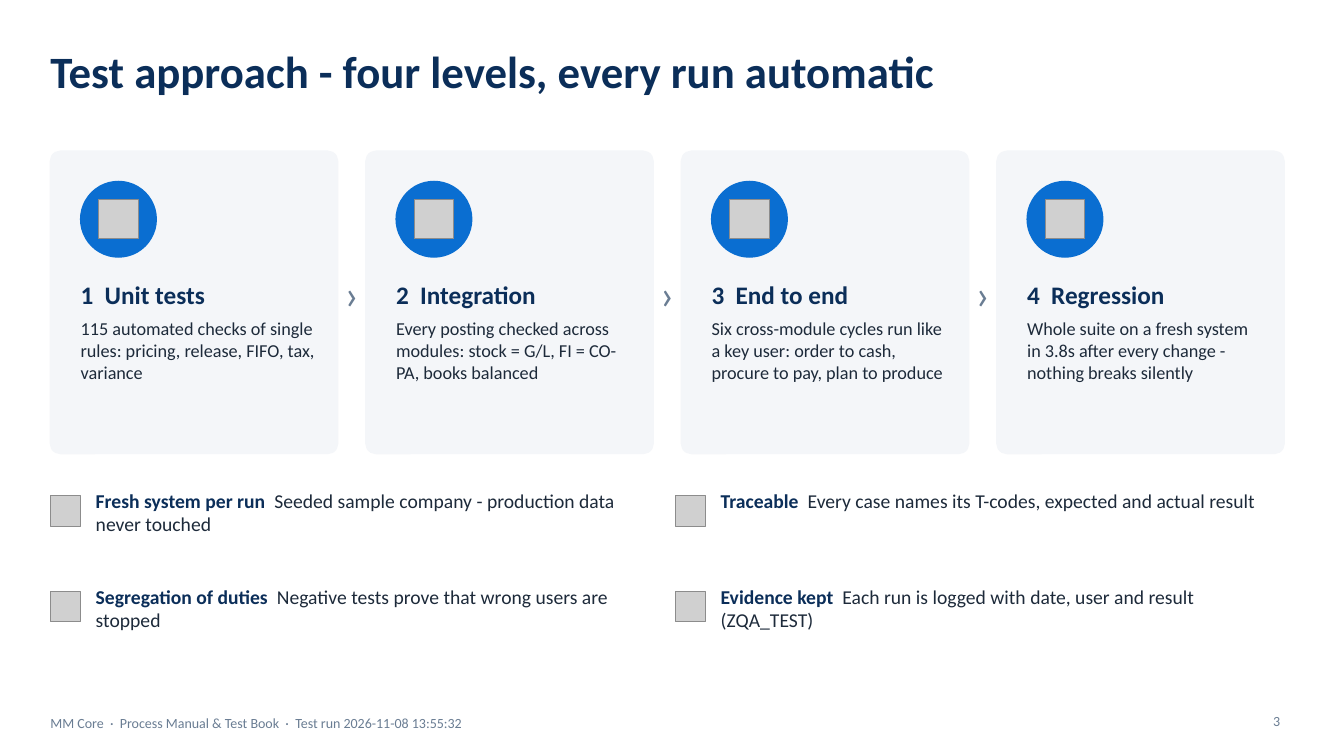
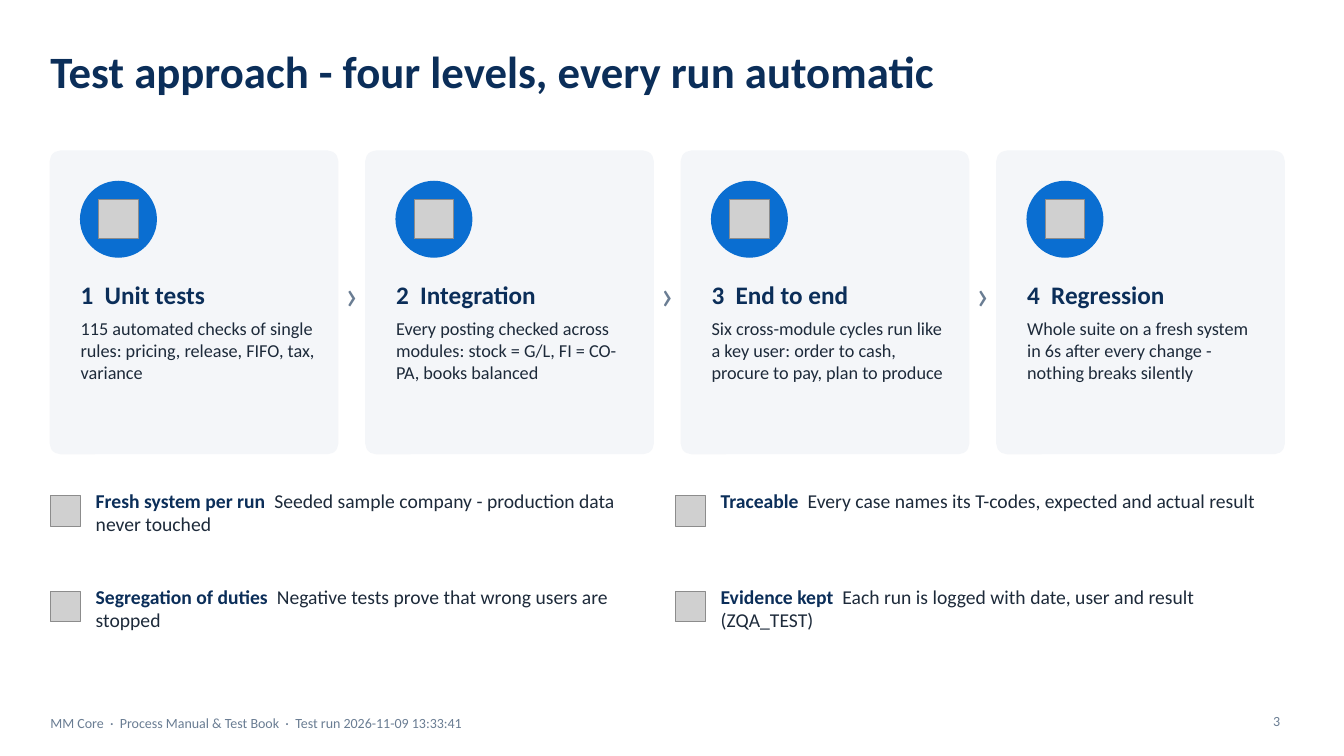
Before and after one commit to coolman1984/AI, a slide deck: slide 3 of web/static/manuals/MM_Core_Process_Test_Book.pptx. Drawn at 1344x756 pixels with LibreOffice and Linux fonts; fonts in the diff are those of the drawing; grey boxes stand for pictures. Boxes give left, top, right and bottom in pixels: in the first picture for what was removed or moved away, otherwise in the second. Text is boxed around its words. In the diff, an @@ line names an element or a change of style, - is before the commit and + after.

```diff
--- a/web/static/manuals/MM_Core_Process_Test_Book.pptx
+++ b/web/static/manuals/MM_Core_Process_Test_Book.pptx
@@ text at (1027, 322, 1248, 382): text changed @@
-Whole suite on a fresh system in 3.8s after every change - nothing breaks silently
+Whole suite on a fresh system in 6s after every change - nothing breaks silently
@@ text at (50, 718, 462, 728): text changed @@
-MM Core · Process Manual & Test Book · Test run 2026-11-08 13:55:32
+MM Core · Process Manual & Test Book · Test run 2026-11-09 13:33:41
```
Also in this commit, not shown: 33 other slides changed, 14 other files.
